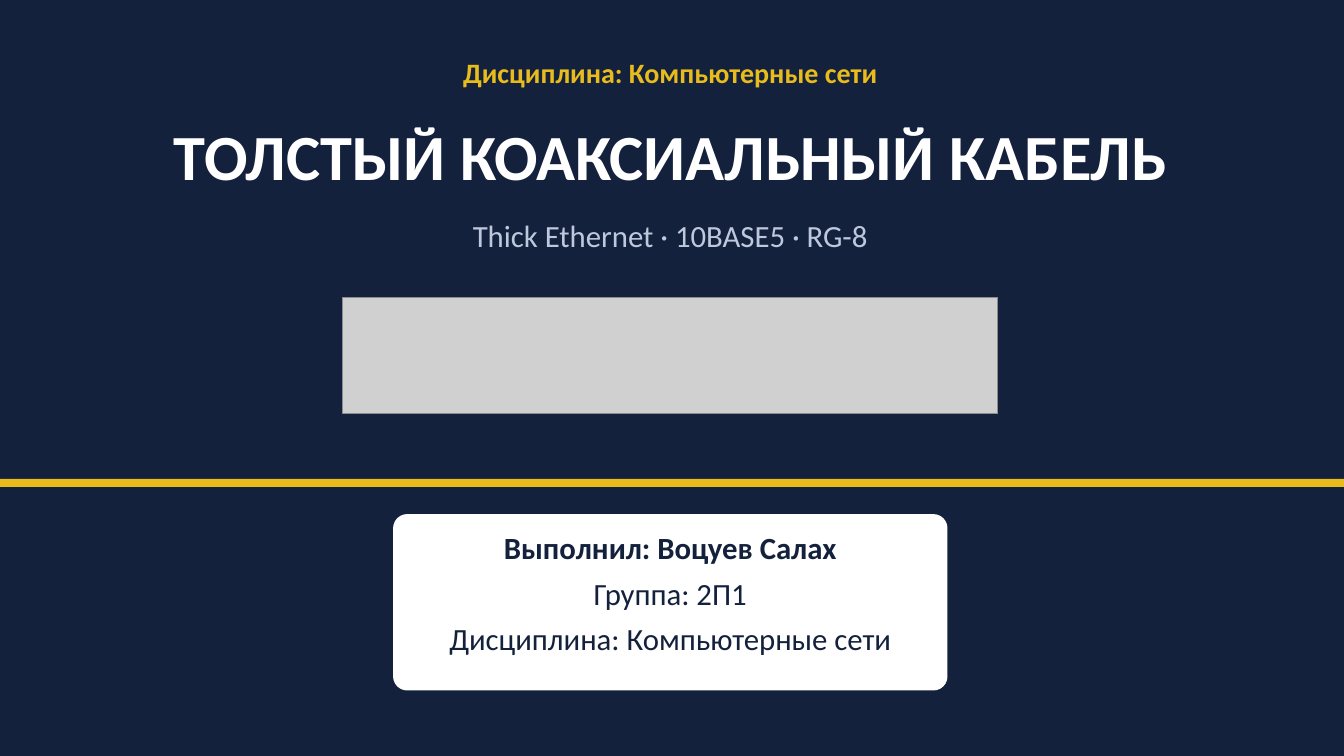
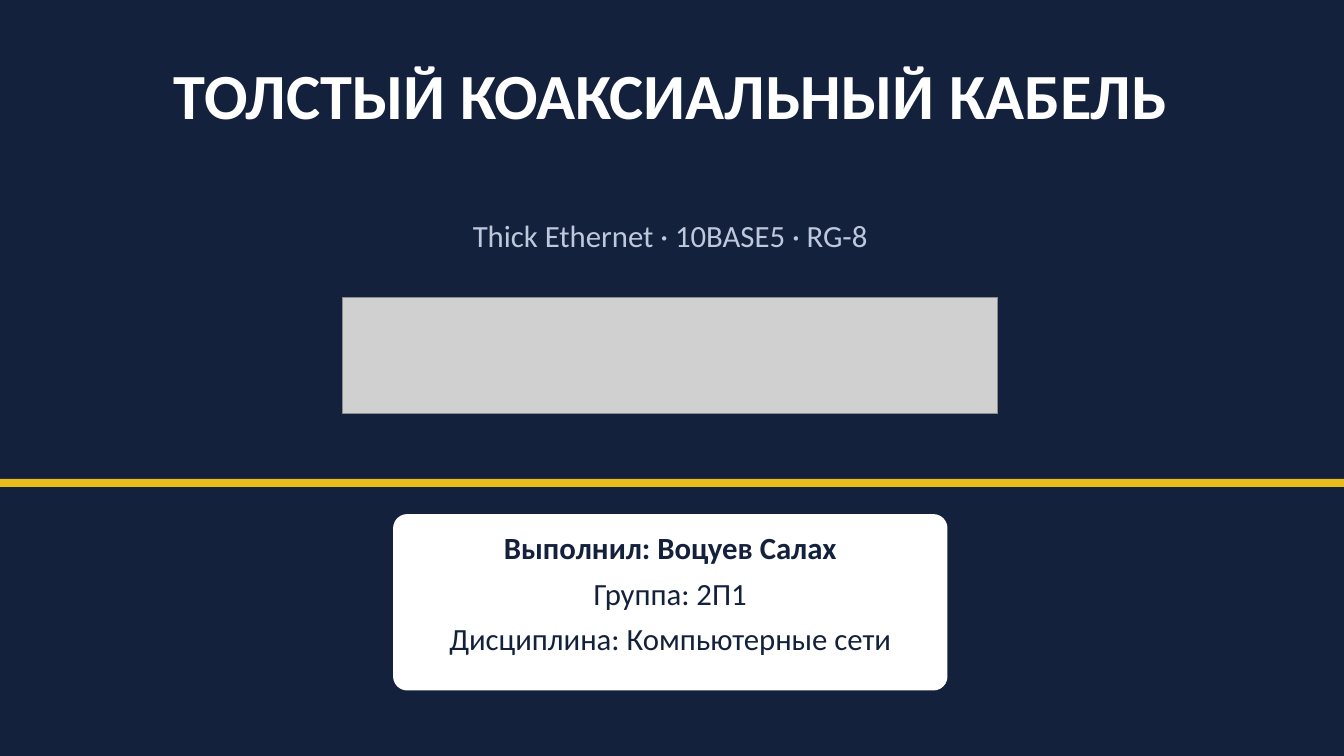
Before and after one commit to salahvocuev96-lang/di.style, a slide deck: slide 1 of presentation/Толстый_коаксиальный_кабель.pptx. Drawn at 1344x756 pixels with LibreOffice and Linux fonts; fonts in the diff are those of the drawing; grey boxes stand for pictures. Boxes give left, top, right and bottom in pixels: in the first picture for what was removed or moved away, otherwise in the second. Text is boxed around its words. In the diff, an @@ line names an element or a change of style, - is before the commit and + after.

```diff
--- a/presentation/Толстый_коаксиальный_кабель.pptx
+++ b/presentation/Толстый_коаксиальный_кабель.pptx
@@ text "ТОЛСТЫЙ КОАКСИАЛЬНЫЙ КАБЕЛЬ": place and size @@
-text "ТОЛСТЫЙ КОАКСИАЛЬНЫЙ КАБЕЛЬ" at (174, 127, 1167, 181)
+text "ТОЛСТЫЙ КОАКСИАЛЬНЫЙ КАБЕЛЬ" at (174, 66, 1167, 120)
@@ text removed at (463, 65, 877, 88) @@
-Дисциплина: Компьютерные сети
```
